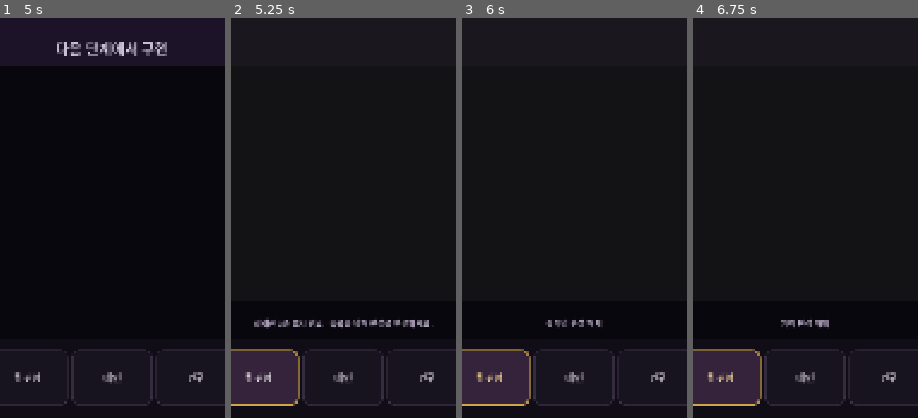
Above: before the commit, frames 1-4 (left to right).
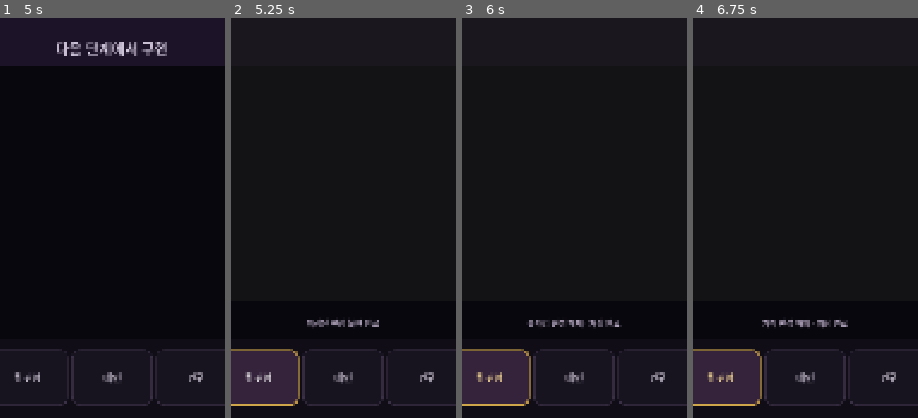
Above: after the commit, the same moments.

Repository: MinSung0732/Again-Hero-
Game: Godot game, scene res://src/lobby/Lobby.tscn
Same seed, same stepped clock (60 frames per second), same inputs: the game is played once before the commit and once after it.
Inputs:
- Up to frame 1 (5 s): click "던전 입장" at 0.5 s; click "메뉴" at 1.25 s; click "로비로 나가기" at 2 s; click "›" at 2.75 s; click "‹" at 3.5 s; click "상점" at 4.25 s
- Up to frame 2 (5.25 s): click "팀 편성" at 5 s
- Up to frame 3 (6 s): click "1 슬라임 물량 탭해서 해제" at 5.75 s
- Up to frame 4 (6.75 s): click "1 거미 제어 탭해서 해제" at 6.5 s
The pictures show only the part of the screen within x 25-75%, y 50-100%; the shares and areas given below are measured in that part.

Frame 1 is identical in both runs. In frame 2, 1.0% of the frame differs, in the area x 10-91%, y 75-78%; in frame 3, 0.5%; in frame 4, 0.4%.

Commit message:
feat: reconnect persistent team selection

Diff:
--- a/src/lobby/lobby.gd
+++ b/src/lobby/lobby.gd
@@ -5,6 +5,7 @@
 const STAGE_PROGRESS := preload("res://src/systems/stage_progress.gd")
 const RESEARCH_CATALOG := preload("res://src/data/research_catalog.gd")
 const MONSTER_CATALOG := preload("res://src/data/monster_catalog.gd")
+const TEAM_LOADOUT_STORE := preload("res://src/systems/team_loadout_store.gd")
 
 const BATTLE_SCENE_PATH := "res://src/main/Main.tscn"
 const TEAM_MAX_SLOTS := 3
@@ -296,7 +297,28 @@
 		return
 
 	_refresh_team_preview()
-	team_status_label.text = "컬렉션 %d종 표시 완료 · 목록을 탭해 편성을 변경하세요." % team_catalog_ids.size()
+	team_status_label.text = "컬렉션 %d종 표시 완료 · 저장 편성 확인 중" % team_catalog_ids.size()
+	call_deferred("_restore_saved_team_selection")
+
+func _restore_saved_team_selection() -> void:
+	var fallback_ids: Array = []
+	for raw_id in team_selected_ids:
+		fallback_ids.append(String(raw_id))
+
+	var saved_ids = TEAM_LOADOUT_STORE.load_ids(
+		team_available_ids,
+		fallback_ids
+	)
+	if saved_ids.is_empty():
+		team_status_label.text = "기본 편성 사용 중"
+		return
+
+	team_selected_ids.clear()
+	for raw_id in saved_ids:
+		team_selected_ids.append(String(raw_id))
+
+	_refresh_team_preview()
+	team_status_label.text = "저장된 편성 복원 완료"
 
 func _refresh_team_preview() -> void:
 	_refresh_team_slot(team_slot_1_button, 0)
@@ -363,7 +385,15 @@
 		return
 
 	team_selected_ids.erase(monster_id)
-	team_status_label.text = "%s 편성 해제" % _team_monster_name(monster_id)
+	var saved := TEAM_LOADOUT_STORE.save_ids(
+		team_selected_ids,
+		team_available_ids
+	)
+	team_status_label.text = (
+		"%s 편성 해제 · 저장 완료" % _team_monster_name(monster_id)
+		if saved
+		else "%s 편성 해제 · 저장 실패" % _team_monster_name(monster_id)
+	)
 	_refresh_team_preview()
 
 func _add_team_monster(monster_id: String) -> void:
@@ -379,7 +409,15 @@
 		return
 
 	team_selected_ids.append(monster_id)
-	team_status_label.text = "%s 편성 추가" % _team_monster_name(monster_id)
+	var saved := TEAM_LOADOUT_STORE.save_ids(
+		team_selected_ids,
+		team_available_ids
+	)
+	team_status_label.text = (
+		"%s 편성 추가 · 저장 완료" % _team_monster_name(monster_id)
+		if saved
+		else "%s 편성 추가 · 저장 실패" % _team_monster_name(monster_id)
+	)
 	_refresh_team_preview()
 
 func _team_collection_line(monster_id: String) -> String:
--- a/src/systems/team_loadout_store.gd
+++ b/src/systems/team_loadout_store.gd
@@ -4,7 +4,7 @@
 const SAVE_PATH := "user://team_loadout.cfg"
 const MAX_SLOTS := 3
 
-static func load_ids(valid_ids: Array, fallback_ids: Array) -> Array[String]:
+static func load_ids(valid_ids: Array, fallback_ids: Array) -> Array:
 	var raw_ids: Array = []
 	var config := ConfigFile.new()
 
@@ -31,14 +31,14 @@
 	for monster_id in normalized:
 		if not encoded.is_empty():
 			encoded += ","
-		encoded += monster_id
+		encoded += String(monster_id)
 
 	var config := ConfigFile.new()
 	config.set_value("team", "monster_ids", encoded)
 	return config.save(SAVE_PATH) == OK
 
-static func _normalize_ids(raw_ids: Array, valid_ids: Array) -> Array[String]:
-	var result: Array[String] = []
+static func _normalize_ids(raw_ids: Array, valid_ids: Array) -> Array:
+	var result: Array = []
 
 	for raw_id in raw_ids:
 		var monster_id := String(raw_id)
Not shown, changed: CHANGELOG.md
Not shown, changed: PROJECT_CONTEXT.md
Not shown, changed: docs/ROADMAP.md
